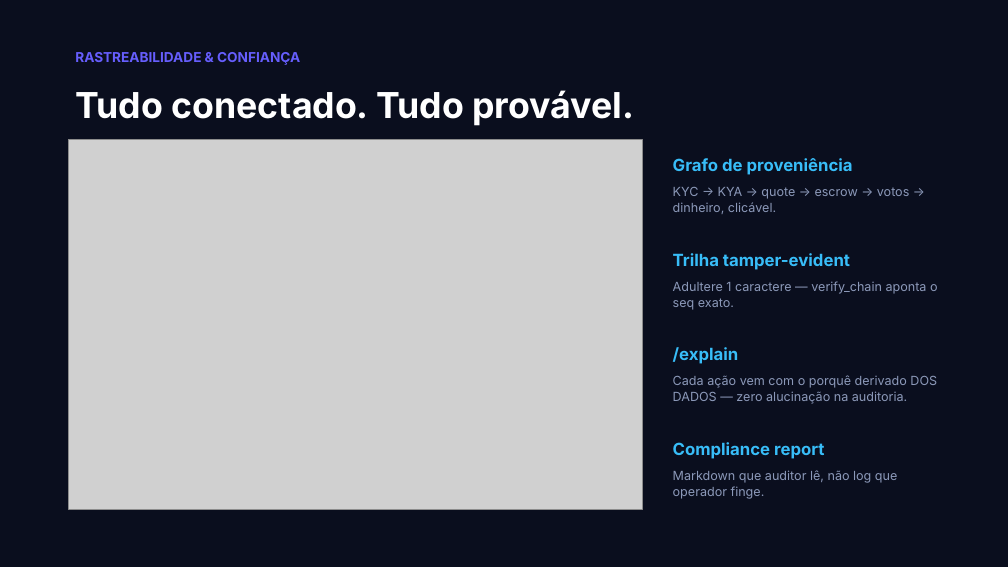
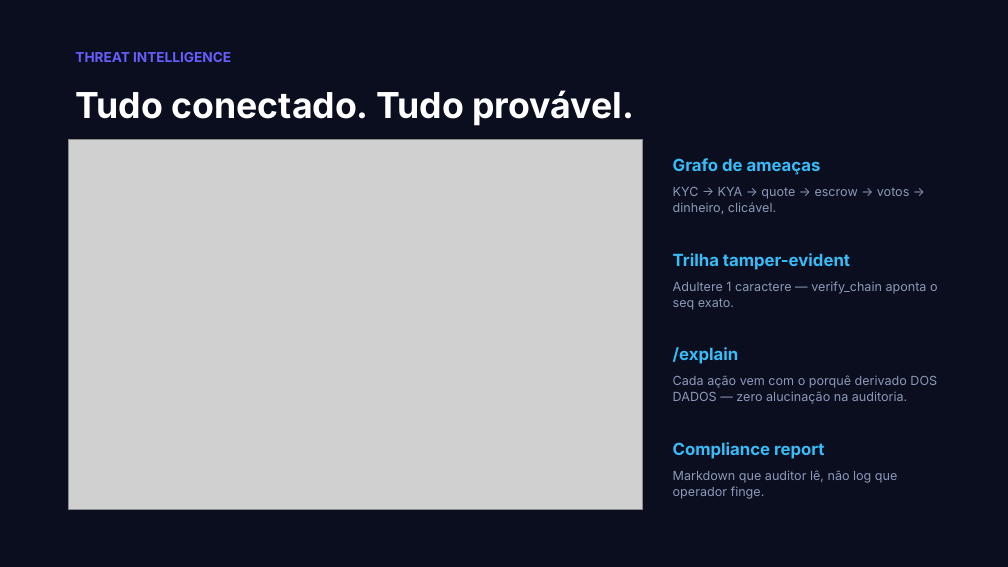
Before and after one commit to acarloshenrique/evidencegate, a slide deck: slide 5 of docs/evidencegate-deck.pptx. Drawn at 1008x567 pixels with LibreOffice and Linux fonts; fonts in the diff are those of the drawing; grey boxes stand for pictures. Boxes give left, top, right and bottom in pixels: in the first picture for what was removed or moved away, otherwise in the second. Text is boxed around its words. In the diff, an @@ line names an element or a change of style, - is before the commit and + after.

```diff
--- a/docs/evidencegate-deck.pptx
+++ b/docs/evidencegate-deck.pptx
@@ text at (75, 52, 231, 62): text changed @@
-RASTREABILIDADE & CONFIANÇA
+THREAT INTELLIGENCE
@@ text at (673, 158, 821, 175): text changed @@
-Grafo de proveniência
+Grafo de ameaças
```
Also in this commit, not shown: 5 other slides changed.
